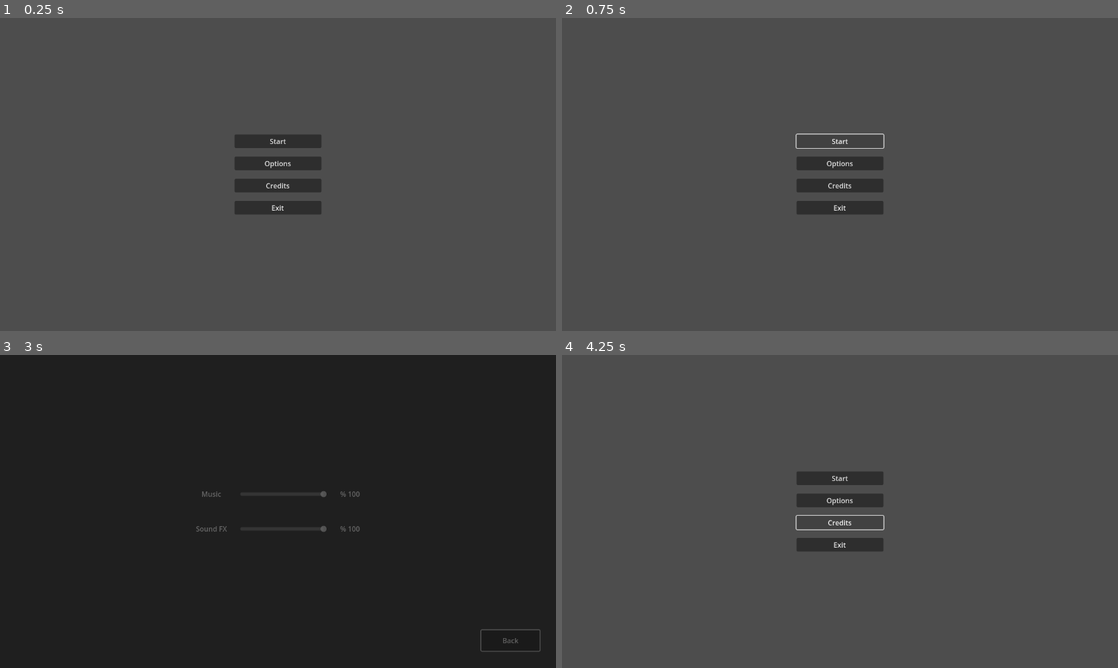
Above: before the commit, frames 1-4 (two rows, left to right).
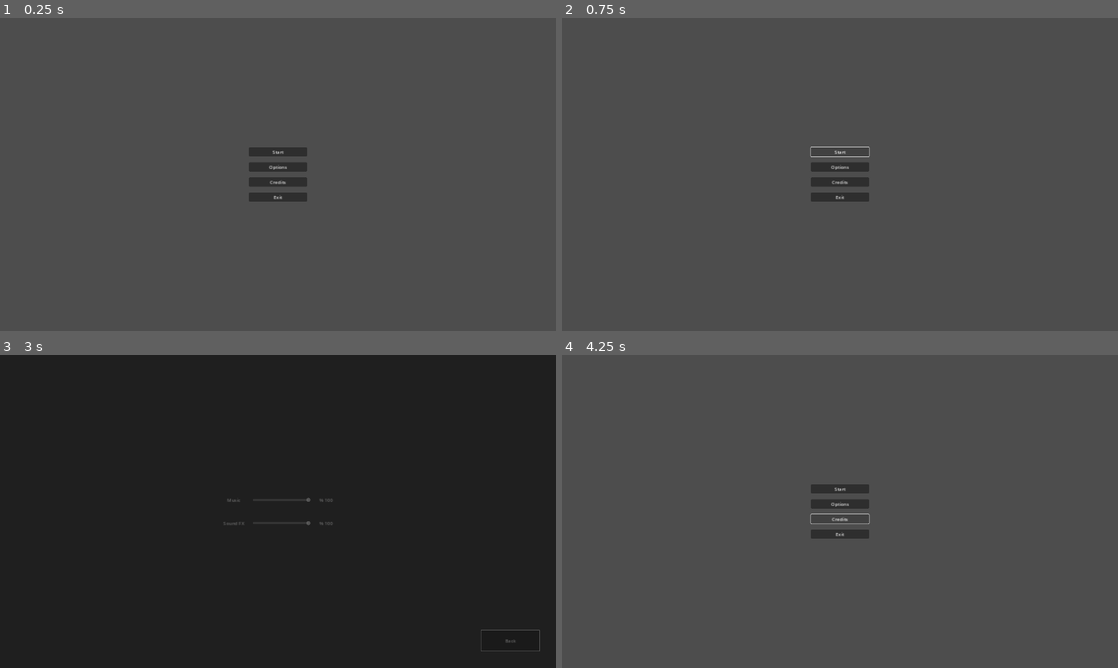
Above: after the commit, the same moments.

Repository: BuggyOffmoz/Pilot_test
Game: Godot game, scene res://Scenes/UI/Main_Menu/Main_menu.tscn
Same seed, same stepped clock (60 frames per second), same inputs: the game is played once before the commit and once after it. The project has no main scene, so this scene is started directly.
Inputs:
- Up to frame 1 (0.25 s): no input
- Up to frame 2 (0.75 s): click "Start" at 0.5 s
- Up to frame 3 (3 s): click "Start" at 1.25 s; click "Options" at 2 s; click "Back" at 2.75 s
- Up to frame 4 (4.25 s): click "Credits" at 3.5 s

The runs differ from the first frame. In frame 1, 2.7% of the frame differs, in the area x 42-58%, y 37-63%; in frame 2, 2.1%; in frame 3, 0.3%; in frame 4, 2.5%.

Commit message:
FolkSystem

Diff:
--- a/Scenes/Enemies/AI_Test/Ai_test.tscn
+++ b/Scenes/Actors/Enemies/AI_Test/Ai_test.tscn
@@ -1,7 +1,7 @@
 [gd_scene load_steps=3 format=3 uid="uid://cdvjyjxyep36n"]
 
-[ext_resource type="Script" path="res://Scenes/Enemies/AI_Test/RayCast2D.gd" id="1_7sw83"]
-[ext_resource type="Script" path="res://Scenes/Enemies/AI_Test/Collider.gd" id="1_uteww"]
+[ext_resource type="Script" path="res://Scenes/Actors/Enemies/AI_Test/RayCast2D.gd" id="1_7sw83"]
+[ext_resource type="Script" path="res://Scenes/Actors/Enemies/AI_Test/Collider.gd" id="1_uteww"]
 
 [node name="AI_Test" type="Node2D"]
 
--- a/Scenes/Player/BasicDog.tscn
+++ b/Scenes/Actors/Player/BasicDog.tscn
@@ -1,6 +1,6 @@
 [gd_scene load_steps=2 format=3 uid="uid://c31dif3pn0jon"]
 
-[ext_resource type="Script" path="res://Scenes/Player/BasicDogSCRIPT.gd" id="1_xcfx3"]
+[ext_resource type="Script" path="res://Scenes/Actors/Player/BasicDogSCRIPT.gd" id="1_xcfx3"]
 
 [node name="BasicDog" type="CharacterBody2D"]
 script = ExtResource("1_xcfx3")
--- /dev/null
+++ b/Scenes/Actors/Player/Player.gd
@@ -0,0 +1,12 @@
+extends CharacterBody2D
+
+func _physics_process(delta):
+	position = get_global_mouse_position()
+
+
+func _on_area_2d_body_entered(body):
+	body.set_move(self)
+
+
+func _on_area_2d_body_exited(body):
+	body.stop_move()
--- /dev/null
+++ b/Scenes/Actors/Sheep.gd
@@ -0,0 +1,12 @@
+extends CharacterBody2D
+
+@onready var stateManager = $StateManager
+@onready var flockState = $StateManager/FlockState
+
+func _ready():
+	stateManager.init(self)
+
+func set_move(body):
+	flockState.set_move(body)
+func stop_move():
+	flockState.moveBody = false
--- /dev/null
+++ b/Scenes/Actors/Sheep.tscn
@@ -0,0 +1,39 @@
+[gd_scene load_steps=8 format=3 uid="uid://d3ulqy3mgrbem"]
+
+[ext_resource type="Script" path="res://Scenes/Components/StateMachine/StateManager.gd" id="1_l033i"]
+[ext_resource type="Script" path="res://Scenes/Actors/Sheep.gd" id="1_ouksv"]
+[ext_resource type="Texture2D" uid="uid://drpfqyi3p4dj4" path="res://Assets/Actors/Sheeps/128.png" id="1_ubvtr"]
+[ext_resource type="Script" path="res://Scenes/Components/AI/States/AI_Idle.gd" id="2_f4i5h"]
+[ext_resource type="Script" path="res://Scenes/Components/AI/States/AI_Dead.gd" id="3_8g4ke"]
+[ext_resource type="PackedScene" uid="uid://bewhuoytc41r1" path="res://Scenes/Components/AI/States/FlockState.tscn" id="5_3qhhj"]
+
+[sub_resource type="CircleShape2D" id="CircleShape2D_jdami"]
+radius = 32.3883
+
+[node name="Sheep" type="CharacterBody2D"]
+collision_layer = 4
+collision_mask = 2
+script = ExtResource("1_ouksv")
+
+[node name="StateManager" type="Node2D" parent="." node_paths=PackedStringArray("actor", "currentState")]
+script = ExtResource("1_l033i")
+actor = NodePath("..")
+currentState = NodePath("Idle")
+
+[node name="Idle" type="Node" parent="StateManager"]
+script = ExtResource("2_f4i5h")
+
+[node name="FlockState" parent="StateManager" instance=ExtResource("5_3qhhj")]
+view_distance = 150.0
+avoid_distance = 70.0
+
+[node name="Dead" type="Node" parent="StateManager"]
+script = ExtResource("3_8g4ke")
+
+[node name="Sprite2D" type="Sprite2D" parent="."]
+texture = ExtResource("1_ubvtr")
+
+[node name="CollisionShape2D" type="CollisionShape2D" parent="."]
+shape = SubResource("CircleShape2D_jdami")
+
+[editable path="StateManager/FlockState"]
--- /dev/null
+++ b/Scenes/Components/AI/States/AI_Dead.gd
@@ -0,0 +1,5 @@
+extends BaseState
+
+
+func Enter():
+	print("Dead")
--- /dev/null
+++ b/Scenes/Components/AI/States/AI_Idle.gd
@@ -0,0 +1,14 @@
+extends BaseState
+
+
+func Enter():
+	print("Idle")
+
+func Exit():
+	pass
+
+func HandleInput(_event):
+	pass
+	#if Input.is_action_just_pressed("right") or Input.is_action_just_pressed("left") \
+	#or Input.is_action_just_pressed("up") or Input.is_action_just_pressed("down"):
+	#	stateManager.ChangeState("FlockState")
--- /dev/null
+++ b/Scenes/Components/AI/States/FlockState.gd
@@ -0,0 +1,103 @@
+extends BaseState
+
+# Object CharacterBody2D to be moved with the Script
+#@export var actor : CharacterBody2D
+## Maximum speed of actor when moving
+@export var max_speed: = 200.0
+## Add force to movement
+@export var follow_force: = 0.05
+@export var cohesion_force: = 0.05
+@export var algin_force: = 0.05
+## Fuerza de separación entree ovejas
+@export var separation_force: = 0.05
+## Distancia de vision para unirsee a un Grupo
+@export var view_distance: = 50.0
+## Distancia de colision entre ovejas
+@export var avoid_distance: = 20.0
+
+@onready var flockRadius = $FlockView/CollisionShape2D
+
+var _flock: Array = []
+var _mouse_target: Vector2
+
+var moveBody = false
+var pushObject
+
+func Enter():
+	print("FLOCK ENTER STATE")
+
+func Exit():
+	print("FLOCK EXIT STATE")
+
+
+func _ready():
+	randomize()
+	flockRadius.shape.radius = view_distance
+	#actor.velocity = Vector2(randi_range(-1, 1), randi_range(-1, 1)).normalized() * max_speed
+
+
+func _on_flock_view_body_entered(body):
+	if self != body:
+		_flock.append(body)
+
+
+func _on_flock_view_body_exited(body):
+	if _flock.size() != 0:
+		_flock.remove_at(_flock.find(body))
+
+
+func set_move(body):
+	_mouse_target = body.position
+	pushObject = body
+	moveBody = true
+	stateManager.ChangeState("FlockState")
+
+
+func PhysicsUpdate(delta):
+	var mouse_vector = Vector2.ZERO
+	if _mouse_target != Vector2.ZERO and moveBody:
+		mouse_vector = player.global_position.direction_to(pushObject.position) * max_speed * follow_force * -1
+		# get cohesion, alginment, and separation vectors
+		var vectors = get_flock_status(_flock)
+
+		# steer towards vectors
+		var cohesion_vector = vectors[0] * cohesion_force
+		var align_vector = vectors[1] * algin_force
+		var separation_vector = vectors[2] * separation_force
+
+		var acceleration = cohesion_vector + align_vector + separation_vector + mouse_vector
+		player.velocity = player.velocity.move_toward(acceleration * max_speed, 2000 * delta).limit_length(max_speed)
+
+	else:
+		var vectors = get_flock_status(_flock)
+		player.velocity = player.velocity.move_toward(Vector2.ZERO + (vectors[2] * separation_force), 200 * delta)
+
+	player.move_and_slide()
+
+
+func get_flock_status(flock: Array):
+	var center_vector: = Vector2()
+	var flock_center: = Vector2()
+	var align_vector: = Vector2()
+	var avoid_vector: = Vector2()
+
+	for f in flock:
+		var neighbor_pos: Vector2 = f.global_position
+
+		align_vector += f.velocity
+		flock_center += neighbor_pos
+
+		var d = player.global_position.distance_to(neighbor_pos)
+		if d > 0 and d < avoid_distance:
+			avoid_vector -= (neighbor_pos - player.global_position).normalized() * (avoid_distance / d * max_speed)
+
+	var flock_size = flock.size()
+	if flock_size:
+		align_vector /= flock_size
+		flock_center /= flock_size
+
+		var center_dir = player.global_position.direction_to(flock_center)
+		var center_speed = max_speed * (player.global_position.distance_to(flock_center) / flockRadius.shape.radius)
+		center_vector = center_dir * center_speed
+
+	return [center_vector, align_vector, avoid_vector]
--- /dev/null
+++ b/Scenes/Components/AI/States/FlockState.tscn
@@ -0,0 +1,21 @@
+[gd_scene load_steps=3 format=3 uid="uid://bewhuoytc41r1"]
+
+[ext_resource type="Script" path="res://Scenes/Components/AI/States/FlockState.gd" id="1_k6wyj"]
+
+[sub_resource type="CircleShape2D" id="CircleShape2D_6yq5o"]
+radius = 64.0078
+
+[node name="FlockState" type="Node2D"]
+script = ExtResource("1_k6wyj")
+view_distance = 60.0
+avoid_distance = 30.0
+
+[node name="FlockView" type="Area2D" parent="."]
+collision_layer = 0
+collision_mask = 4
+
+[node name="CollisionShape2D" type="CollisionShape2D" parent="FlockView"]
+shape = SubResource("CircleShape2D_6yq5o")
+
+[connection signal="body_entered" from="FlockView" to="." method="_on_flock_view_body_entered"]
+[connection signal="body_exited" from="FlockView" to="." method="_on_flock_view_body_exited"]
--- /dev/null
+++ b/Scenes/Components/StateMachine/BaseState.gd
@@ -0,0 +1,21 @@
+extends Node
+
+class_name BaseState
+
+var stateManager : StateManager
+var player : CharacterBody2D
+
+func Enter():
+	return null
+
+func Exit():
+	return null
+
+func Update(_delta):
+	return null
+
+func PhysicsUpdate(_delta):
+	return null
+
+func HandleInput(_event):
+	return null
--- /dev/null
+++ b/Scenes/Components/StateMachine/StateManager.gd
@@ -0,0 +1,32 @@
+extends Node2D
+
+class_name StateManager
+## Actor of State Machine
+@export var actor : CharacterBody2D
+## First state to execute
+@export var currentState : BaseState
+
+
+func init(player: CharacterBody2D) -> void:
+	for child in get_children():
+		child.player = player
+		child.stateManager = self
+
+	currentState.Enter()
+
+func _process(delta):
+	currentState.Update(delta)
+
+func _physics_process(delta):
+	currentState.PhysicsUpdate(delta)
+
+func _unhandled_input(event):
+	currentState.HandleInput(event)
+
+func ChangeState(state : String):
+	if not state:
+		return
+	var stateNode = get_node(state)
+	currentState.Exit()
+	stateNode.Enter()
+	currentState = stateNode
--- /dev/null
+++ b/Scenes/World/Test_world/test_level.tscn
@@ -0,0 +1,42 @@
+[gd_scene load_steps=5 format=3 uid="uid://d0txsi8tn7x2d"]
+
+[ext_resource type="PackedScene" uid="uid://d3ulqy3mgrbem" path="res://Scenes/Actors/Sheep.tscn" id="1_rioyp"]
+[ext_resource type="Script" path="res://Scenes/Actors/Player/Player.gd" id="2_qjp50"]
+
+[sub_resource type="CircleShape2D" id="CircleShape2D_4c7ct"]
+
+[sub_resource type="CircleShape2D" id="CircleShape2D_4xy38"]
+radius = 351.172
+
+[node name="TestLevel" type="Node2D"]
+
+[node name="Player" type="CharacterBody2D" parent="."]
+script = ExtResource("2_qjp50")
+
+[node name="CollisionShape2D" type="CollisionShape2D" parent="Player"]
+shape = SubResource("CircleShape2D_4c7ct")
+
+[node name="Area2D" type="Area2D" parent="Player"]
+collision_layer = 0
+collision_mask = 4
+
+[node name="CollisionShape2D" type="CollisionShape2D" parent="Player/Area2D"]
+shape = SubResource("CircleShape2D_4xy38")
+
+[node name="Actors" type="Node2D" parent="."]
+y_sort_enabled = true
+
+[node name="Sheep" parent="Actors" instance=ExtResource("1_rioyp")]
+position = Vector2(980, 478)
+
+[node name="Sheep2" parent="Actors" instance=ExtResource("1_rioyp")]
+position = Vector2(823, 383)
+
+[node name="Sheep3" parent="Actors" instance=ExtResource("1_rioyp")]
+position = Vector2(1125, 328)
+
+[node name="Sheep4" parent="Actors" instance=ExtResource("1_rioyp")]
+position = Vector2(1256, 806)
+
+[connection signal="body_entered" from="Player/Area2D" to="Player" method="_on_area_2d_body_entered"]
+[connection signal="body_exited" from="Player/Area2D" to="Player" method="_on_area_2d_body_exited"]
--- a/project.godot
+++ b/project.godot
@@ -24,3 +24,35 @@
 window/size/viewport_height=1080
 window/size/window_width_override=1280
 window/size/window_height_override=720
+window/stretch/mode="canvas_items"
+
+[input]
+
+right={
+"deadzone": 0.5,
+"events": [Object(InputEventKey,"resource_local_to_scene":false,"resource_name":"","device":-1,"window_id":0,"alt_pressed":false,"shift_pressed":false,"ctrl_pressed":false,"meta_pressed":false,"pressed":false,"keycode":0,"physical_keycode":68,"key_label":0,"unicode":100,"echo":false,"script":null)
+]
+}
+left={
+"deadzone": 0.5,
+"events": [Object(InputEventKey,"resource_local_to_scene":false,"resource_name":"","device":-1,"window_id":0,"alt_pressed":false,"shift_pressed":false,"ctrl_pressed":false,"meta_pressed":false,"pressed":false,"keycode":0,"physical_keycode":65,"key_label":0,"unicode":97,"echo":false,"script":null)
+]
+}
+up={
+"deadzone": 0.5,
+"events": [Object(InputEventKey,"resource_local_to_scene":false,"resource_name":"","device":-1,"window_id":0,"alt_pressed":false,"shift_pressed":false,"ctrl_pressed":false,"meta_pressed":false,"pressed":false,"keycode":0,"physical_keycode":87,"key_label":0,"unicode":119,"echo":false,"script":null)
+]
+}
+down={
+"deadzone": 0.5,
+"events": [Object(InputEventKey,"resource_local_to_scene":false,"resource_name":"","device":-1,"window_id":0,"alt_pressed":false,"shift_pressed":false,"ctrl_pressed":false,"meta_pressed":false,"pressed":false,"keycode":0,"physical_keycode":83,"key_label":0,"unicode":115,"echo":false,"script":null)
+]
+}
+
+[layer_names]
+
+2d_physics/layer_1="Player"
+2d_physics/layer_2="World"
+2d_physics/layer_3="Sheeps"
+2d_physics/layer_4="Obstacles"
+2d_physics/layer_5="Enemies"
Binary file added: Assets/Actors/Sheeps/128.png
Not shown, added: Assets/Actors/Sheeps/128.png.import
Renamed: Scenes/Enemies/AI_Test/Collider.gd -> Scenes/Actors/Enemies/AI_Test/Collider.gd
Renamed: Scenes/Enemies/AI_Test/RayCast2D.gd -> Scenes/Actors/Enemies/AI_Test/RayCast2D.gd
Renamed: Scenes/Player/BasicDogSCRIPT.gd -> Scenes/Actors/Player/BasicDogSCRIPT.gd
